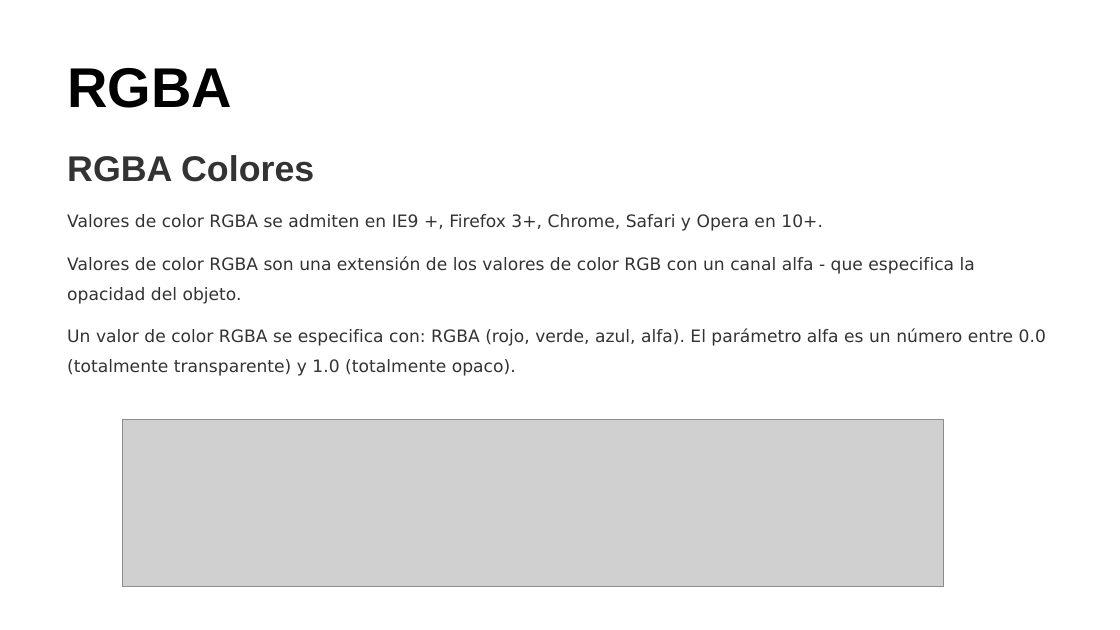
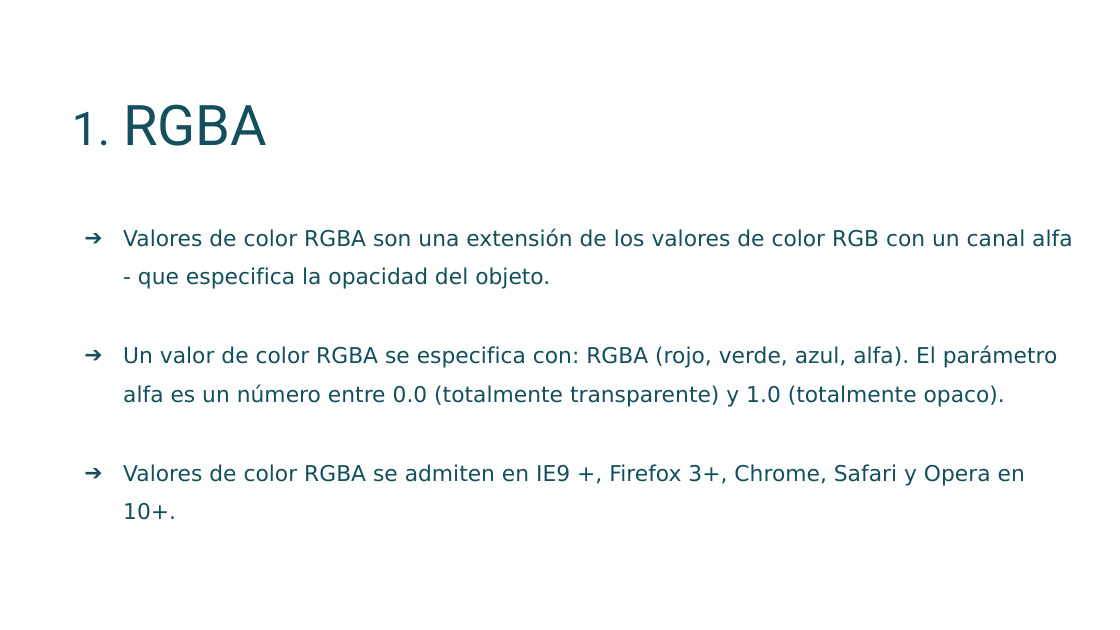
Before and after one commit to KatherineBermudez/Colores-css, a slide deck: slide 9 of Tarea Diseño.pptx (slide 5 before the commit). Drawn at 1120x630 pixels with LibreOffice and Linux fonts; fonts in the diff are those of the drawing; grey boxes stand for pictures. Boxes give left, top, right and bottom in pixels: in the first picture for what was removed or moved away, otherwise in the second. Text is boxed around its words. In the diff, an @@ line names an element or a change of style, - is before the commit and + after.

```diff
--- a/Tarea Diseño.pptx
+++ b/Tarea Diseño.pptx
@@ title "RGBA": place and size @@
-title "RGBA" at bbox=[67, 68, 232, 108]
+title "RGBA" at bbox=[123, 104, 267, 146]
@@ title "RGBA" at bbox=[123, 104, 267, 146]: font Arial to Roboto, text colour #000000 to #134F5C, bold off; bullet none to 1. @@
@@ text at bbox=[67, 155, 823, 231]: paragraphs removed @@
-RGBA Colores
-Valores de color RGBA se admiten en IE9 +, Firefox 3+, Chrome, Safari y Opera en 10+.
@@ text "Valores de color RGBA son ...": place and size @@
-text "Valores de color RGBA son ..." at bbox=[67, 155, 1046, 376]
+text "Valores de color RGBA son ..." at bbox=[123, 228, 1072, 520]
@@ text at bbox=[123, 228, 1072, 407]: size 11 to 14 pt, text colour #333333 to #134F5C in "Valores de color RGBA son una extensión ...", "Un valor de color RGBA se especifica ..."; bullet none to ➔ @@
@@ picture removed at bbox=[122, 420, 943, 587] @@
@@ text at bbox=[123, 464, 1025, 520]: paragraph added @@
+➔ Valores de color RGBA se admiten en IE9 +, Firefox 3+, Chrome, Safari y Opera en 10+.
```
Also in this commit, not shown: 6 other slides changed, 7 slides added.
